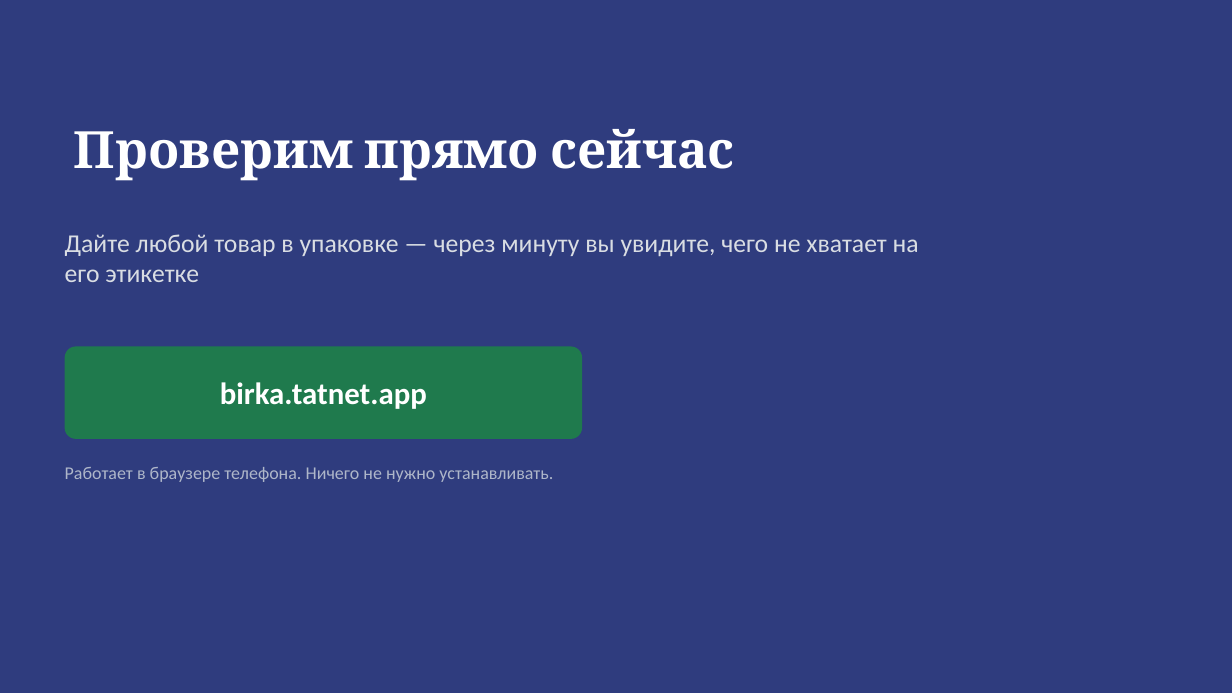
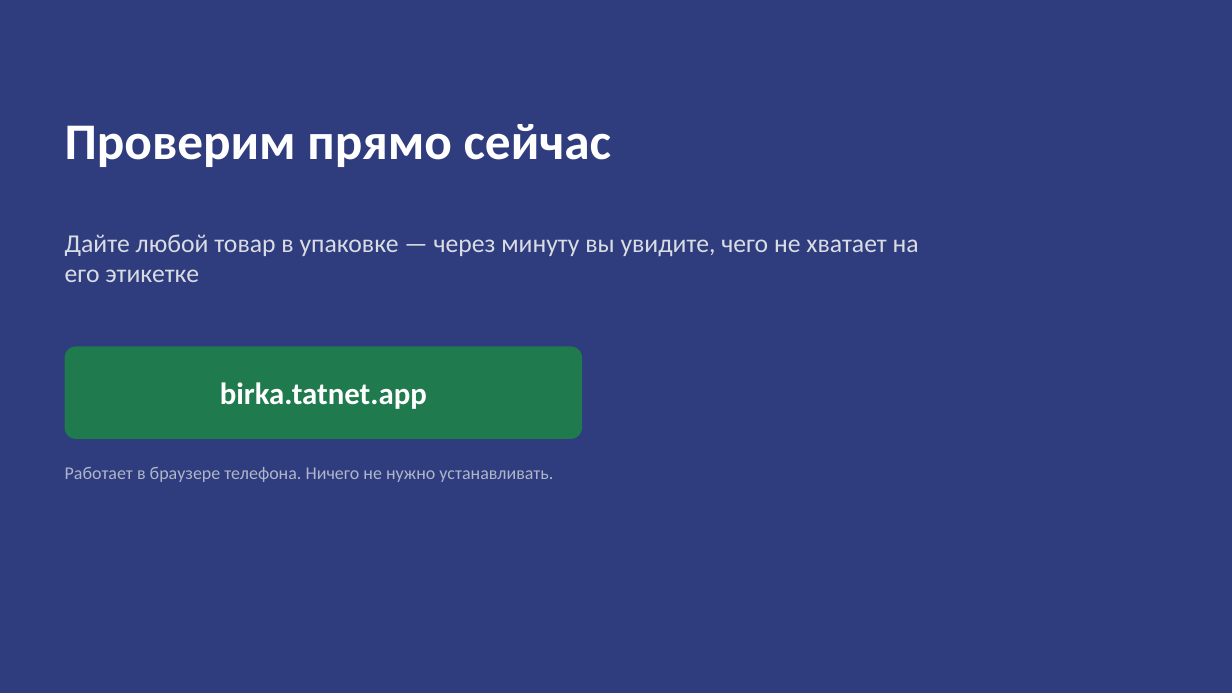
Before and after one commit to amirfazulen-byte/project, a slide deck: slide 4 of deck/Бирка.pptx. Drawn at 1232x693 pixels with LibreOffice and Linux fonts; fonts in the diff are those of the drawing. Boxes give left, top, right and bottom in pixels: in the first picture for what was removed or moved away, otherwise in the second. Text is boxed around its words. In the diff, an @@ line names an element or a change of style, - is before the commit and + after.

```diff
--- a/deck/Бирка.pptx
+++ b/deck/Бирка.pptx
@@ text "Проверим прямо сейчас": place and size @@
-text "Проверим прямо сейчас" at [74, 129, 734, 181]
+text "Проверим прямо сейчас" at [65, 124, 612, 167]
@@ text "Проверим прямо сейчас" at [65, 124, 612, 167]: font Cambria to Calibri @@
```
Also in this commit, not shown: 1 other slide changed, 1 other file.
